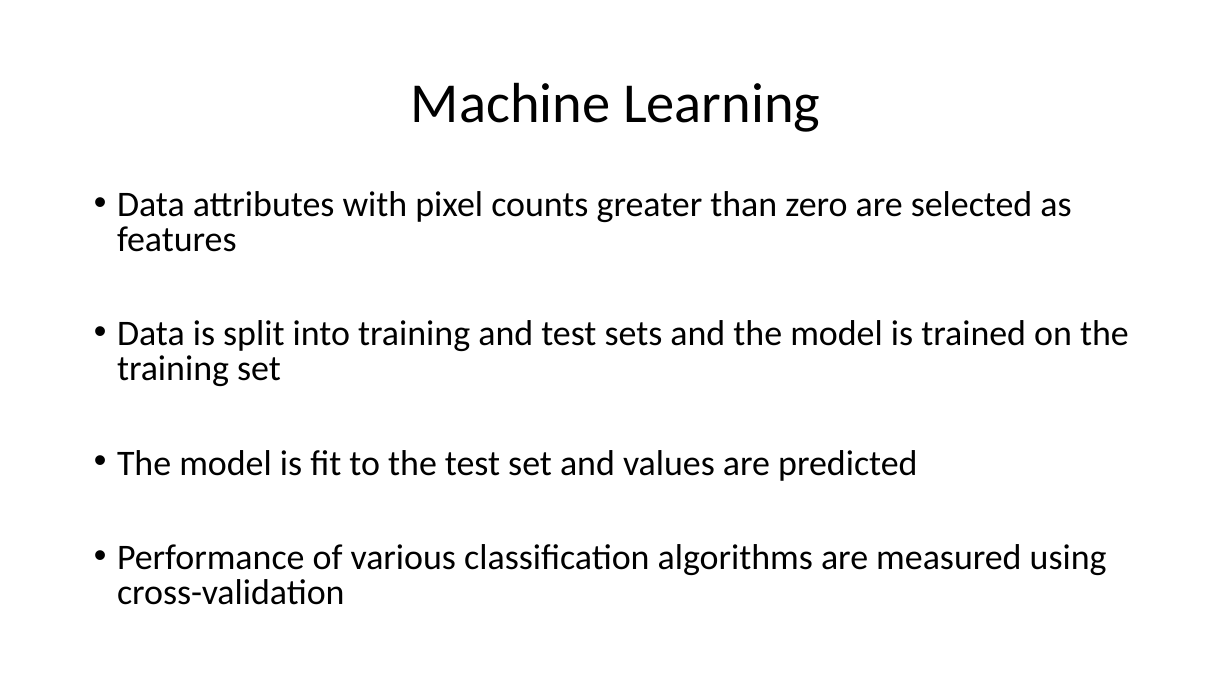
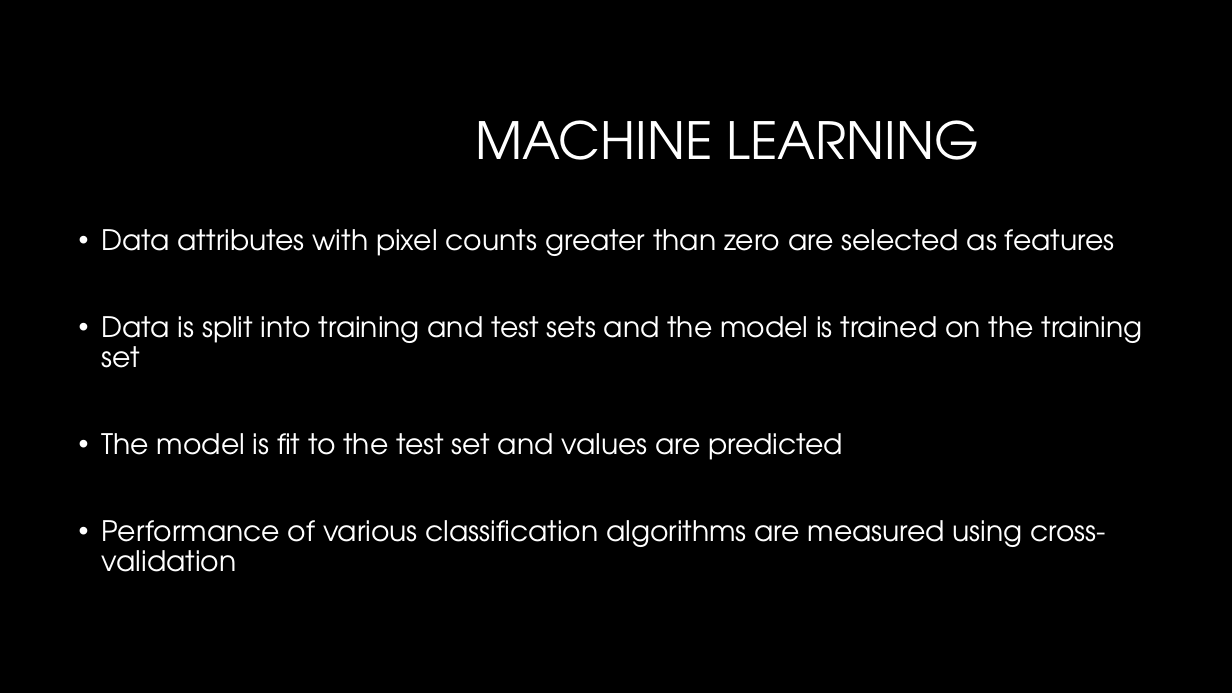
Before and after one commit to nsudhanva/eit, a slide deck: slide 9 of docs/Electrical Impedance Tomography.pptx. Drawn at 1232x693 pixels with LibreOffice and Linux fonts; fonts in the diff are those of the drawing; background and template pictures are left out. Boxes give left, top, right and bottom in pixels: in the first picture for what was removed or moved away, otherwise in the second. Text is boxed around its words. In the diff, an @@ line names an element or a change of style, - is before the commit and + after.

Commit message:
Added Theme

```diff
--- a/docs/Electrical Impedance Tomography.pptx
+++ b/docs/Electrical Impedance Tomography.pptx
@@ background #FFFFFF to #000000 @@
@@ title at (476,120,980,160): text changed; size 44 to 40 pt; font Calibri to TeX Gyre Adventor; text colour #000000 to #FFFFFF @@
-Machine Learning
+MACHINE LEARNING
@@ text "Data attributes with pixel counts ...": place and size @@
-text "Data attributes with pixel counts ..." at (117,191,1129,605)
+text "Data attributes with pixel counts ..." at (102,229,1143,572)
@@ text "Data attributes with pixel counts ..." at (102,229,1143,572): size 28 to 22 pt, font Calibri to TeX Gyre Adventor, text colour #000000 to #FFFFFF; line spacing 0.8 to 0.9 @@
```
Also in this commit, not shown: 10 other slides changed.
